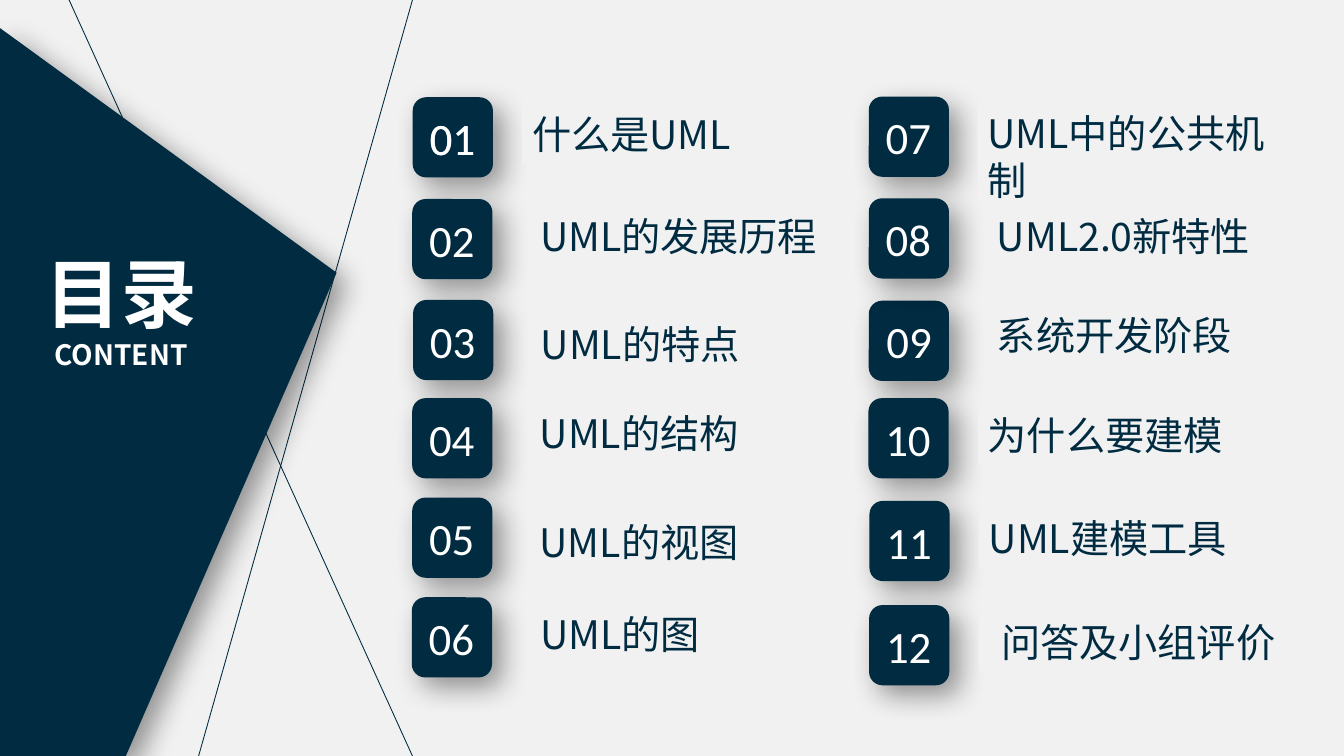
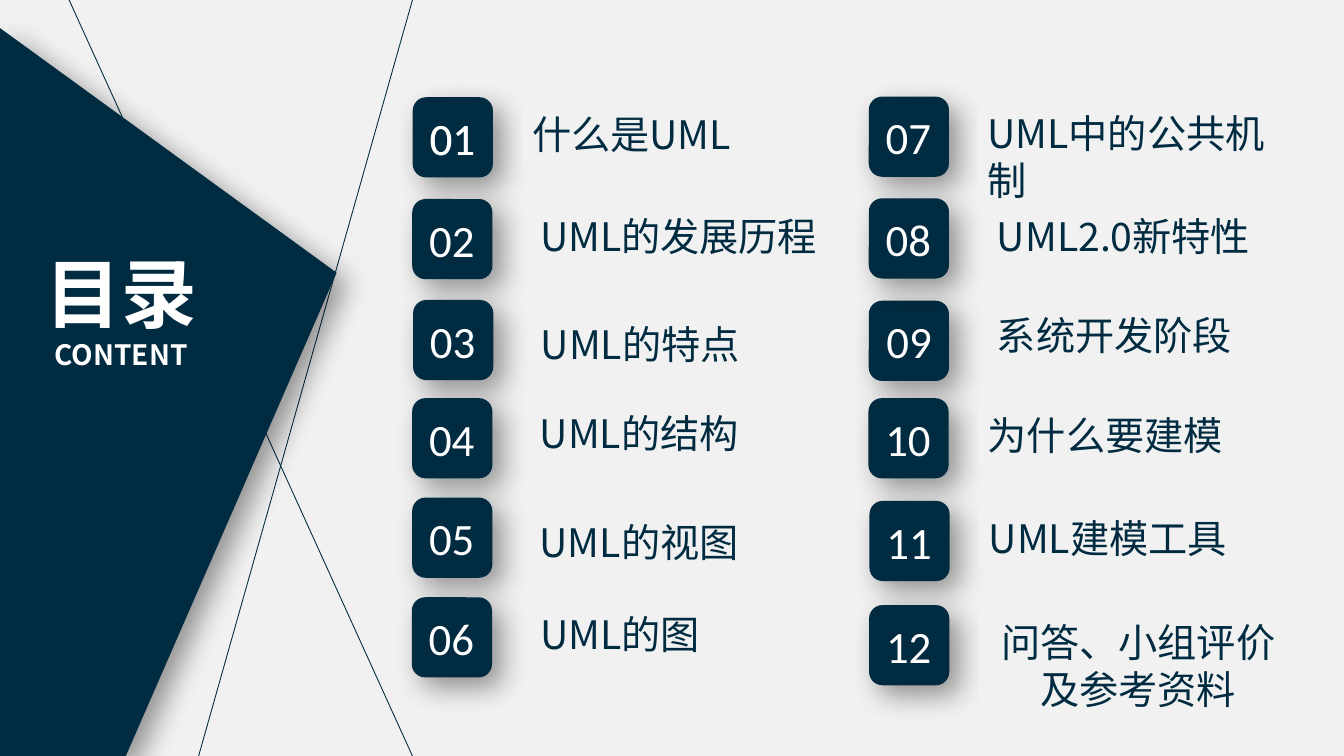
Before and after one commit to PRD2018-G18/PRD2018, a slide deck: slide 2 of 非受控文档/过程文档/UML概述/UML概述（新）.pptx. Drawn at 1344x756 pixels with LibreOffice and Linux fonts; fonts in the diff are those of the drawing. Boxes give left, top, right and bottom in pixels: in the first picture for what was removed or moved away, otherwise in the second. Text is boxed around its words. In the diff, an @@ line names an element or a change of style, - is before the commit and + after.

Commit message:
对PPT做了最终的审核，修改了PPT中少量错字，添加了参考文献

```diff
--- a/非受控文档/过程文档/UML概述/UML概述（新）.pptx
+++ b/非受控文档/过程文档/UML概述/UML概述（新）.pptx
@@ text at (1001,624,1275,707): text changed @@
-问答及小组评价
+问答、小组评价及参考资料
```
Also in this commit, not shown: 2 other slides changed, 1 slide added.
